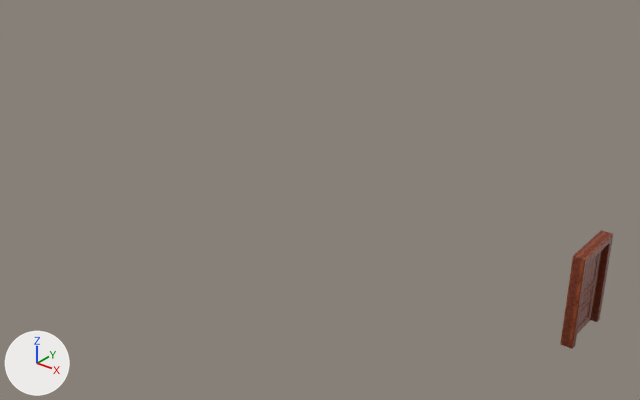
The FBX model Assets/Models/Props/Door.fbx: old version first, new version second.
Before and after are seen from a 50 mm camera at (31.0, -20.9, 13.4) aimed at (14.1, 0.3, 0.2). Lighting does not change. The marker at lower left points along +X, +Y and +Z. Where no turn or scale is listed for an object, it has been applied to the vertices. Vertices at the same position are counted once.

The first picture shows 'Door', 'Door Frame'.
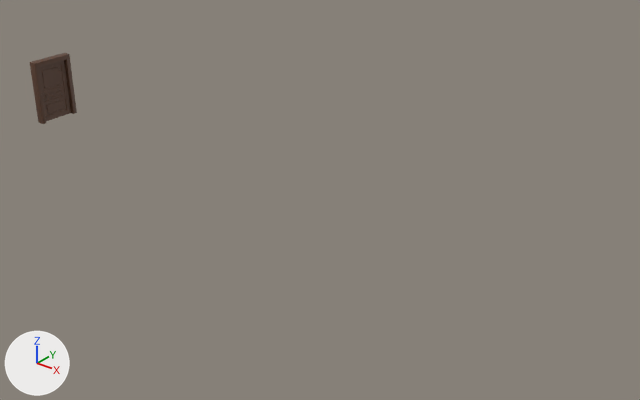
Where the newer file only moved an object's origin or applied its transform, the numbers keep the older frame.

Where the change shows, as pixel boxes [x1, y1, x2, y2] in the pictures (640 x 400 px):
'Door Frame', recoloured, moved, turned: before [560, 230, 613, 349]; after [30, 53, 77, 124]
'Door', moved, rescaled, turned: before [577, 252, 601, 334]; after [39, 60, 71, 121]

Edits to the bpy script that builds the scene:
```text
Add img_дерево_2_png:
    img_дерево_2_png = load_image('Дерево 2.png', 'textures/Дерево 2.png', 2048, 2048, 'sRGB')
Add mat_wood:
    mat_wood = principled_material('Wood')
    mat_wood.texture = img_дерево_2_png
Change me_cube_030:
    where me_cube_030.from_pydata(...)  # 360 vertices, 358 faces; spans x -150.0..0.0, y -126.0..124.0, z 0.0..10.0
    used by ob_door; parent = ob_door_frame; location = (72.64, 124.4, -11.84); scale = (0.976, 0.989, 1.0)
    me_cube_030 part 1: the whole mesh is turned -90 degrees about the y axis through its middle and scaled by 0.984, then moved by (70.0, 0.0, -78.0)
Change me_cube_038:
    where me_cube_038.from_pydata(...)  # 314 vertices, 324 faces; spans x -87.0..87.0, y 0.0..262.0, z -17.0..17.0
    used by ob_door_frame; location = (24.12, -1.25, 0.0); rotation_euler = (1.571, 0.0, 1.571), in degrees (90, 0, 90); scale = (0.01, 0.01, 0.01)
    remove me_cube_038.materials.append(mat_door_frame)  # picture img_lacquered_wood_4_png
    me_cube_038 part 2: the whole mesh is turned -90 degrees about the y axis through its middle
    add me_cube_038.materials.append(mat_wood)  # picture img_дерево_2_png
Change ob_door:
    ob_door.scale: (0.976, 0.989, 1.0) -> (1.0, 1.0, 1.0)
    ob_door.location: (72.64, 124.4, -11.84) -> (11.84, 124.4, 72.64)
Change ob_door_frame:
    ob_door_frame.location: (24.12, -1.25, 0.0) -> (0.0, 0.0, 0.0)
    ob_door_frame.rotation_euler: (1.571, 0.0, 1.571) -> (1.571, 0.0, -3.142)  # degrees (90, 0, 90) -> degrees (90, 0, -180)
```
